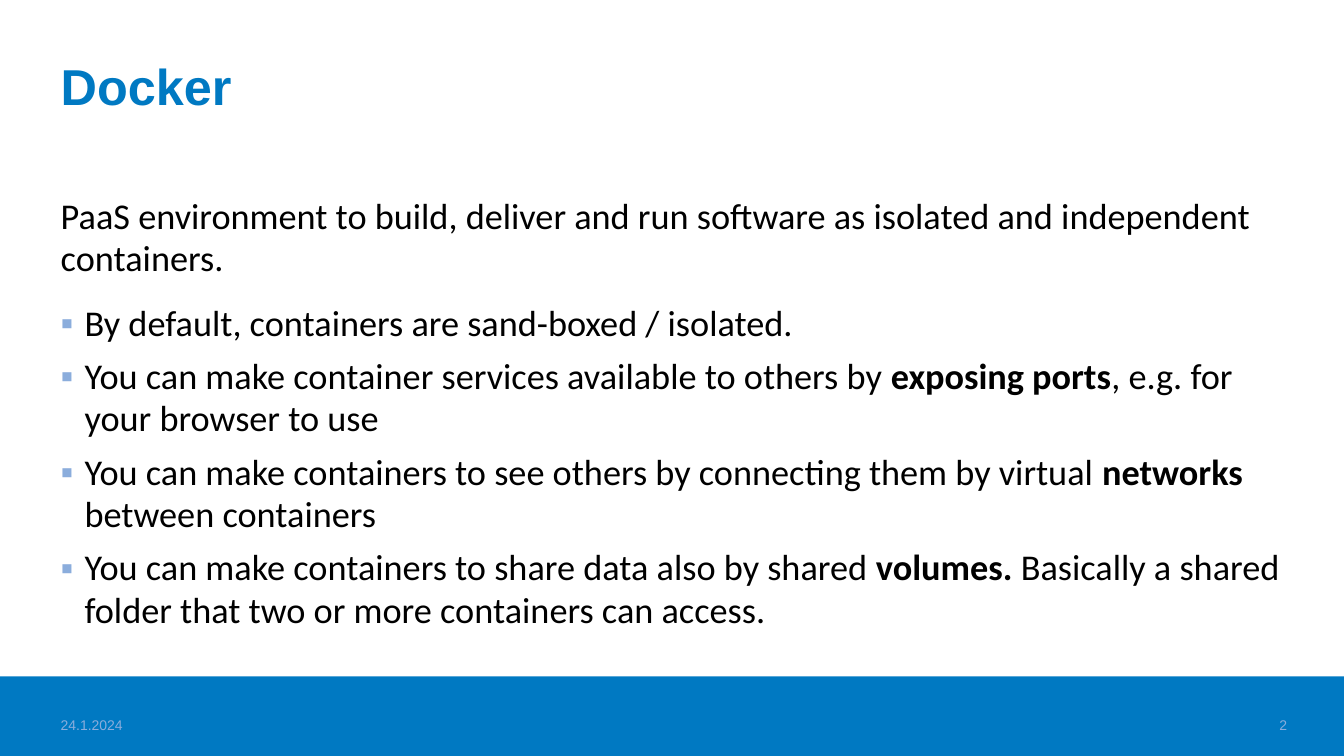
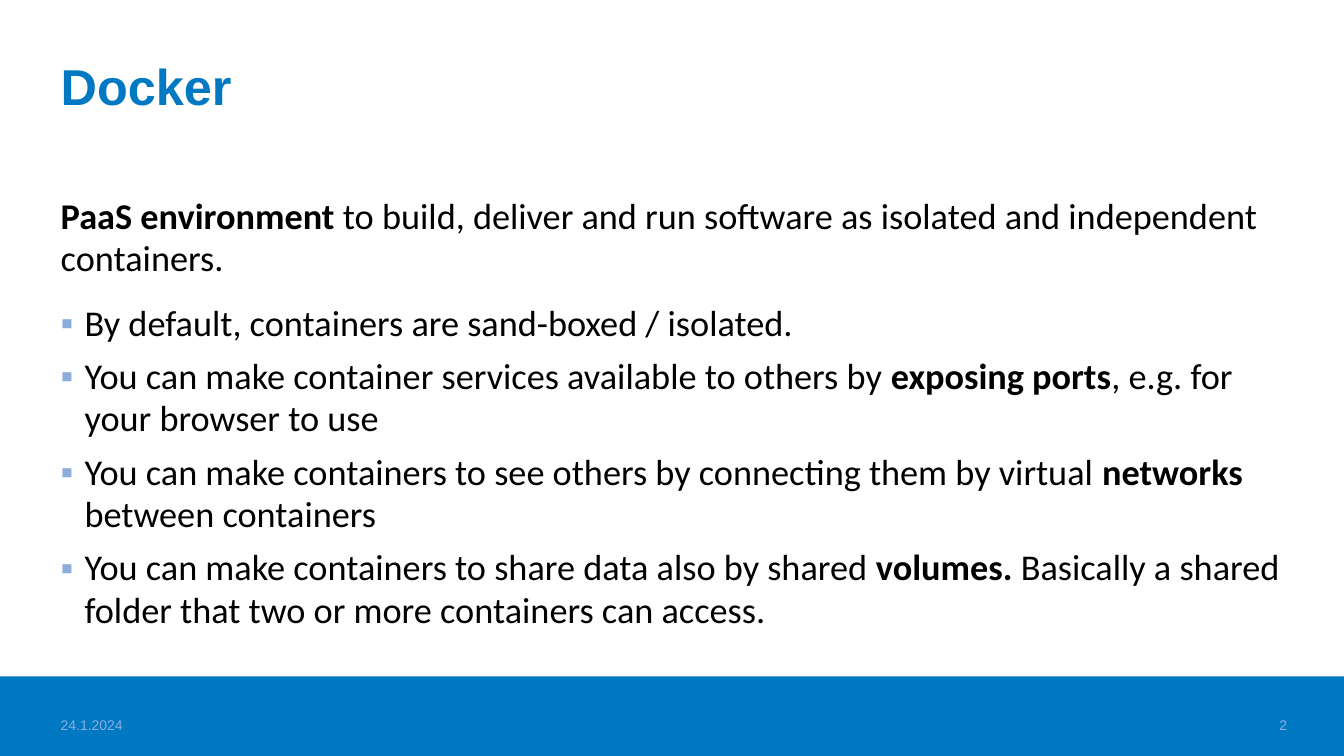
Before and after one commit to haagahelia/ohke-teknologiat, a slide deck: slide 2 of 01_docker/DockerConceptsAndVocabulary.pptx. Drawn at 1344x756 pixels with LibreOffice and Linux fonts; fonts in the diff are those of the drawing; background and template pictures are left out. Boxes give left, top, right and bottom in pixels: in the first picture for what was removed or moved away, otherwise in the second. Text is boxed around its words. In the diff, an @@ line names an element or a change of style, - is before the commit and + after.

Commit message:
Docker

```diff
--- a/01_docker/DockerConceptsAndVocabulary.pptx
+++ b/01_docker/DockerConceptsAndVocabulary.pptx
@@ text at (x1=61, y1=203, x2=1256, y2=272): bold on in "PaaS environment" @@
```
Also in this commit, not shown: 6 other slides changed, 3 slides added, 1 slide removed, 3 other files.
